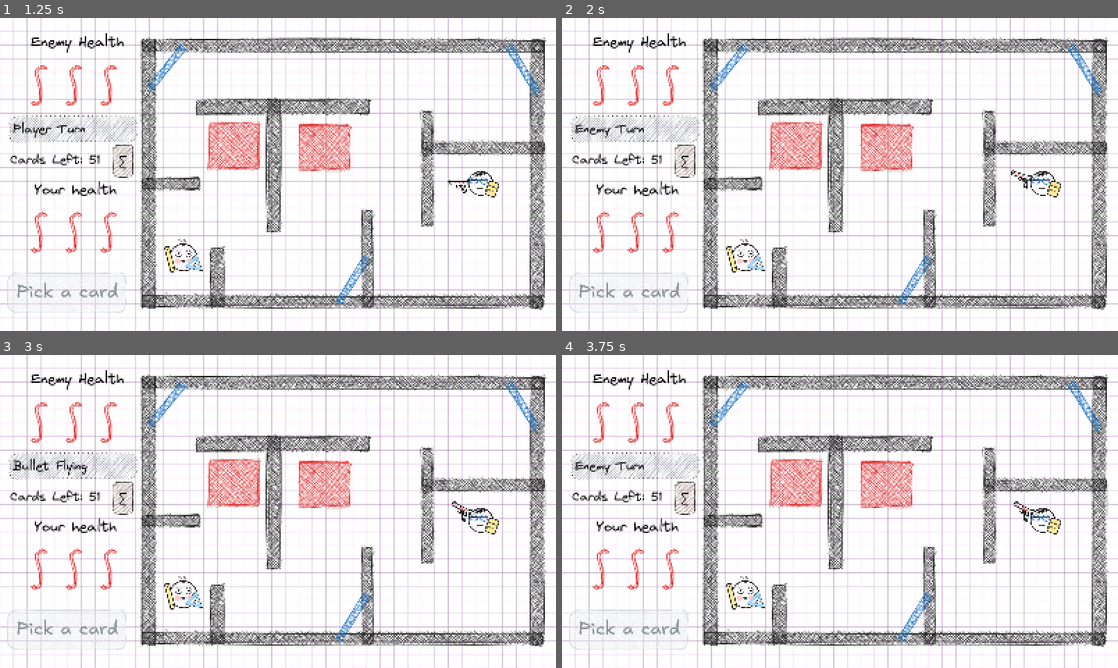
Above: before the commit, frames 1-4 (two rows, left to right).
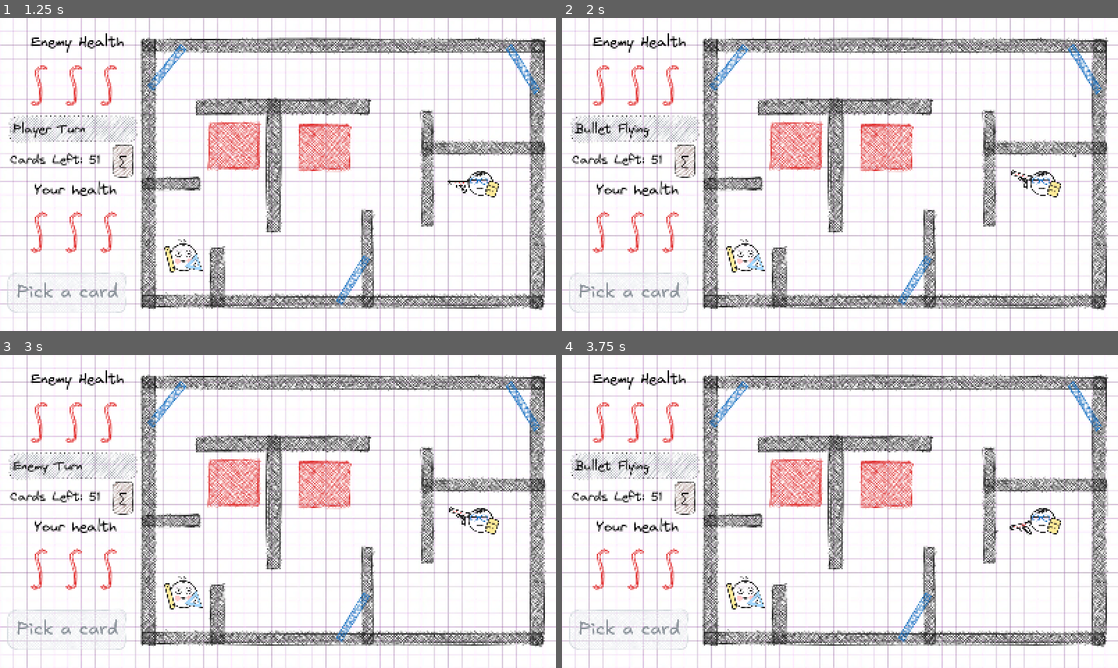
Above: after the commit, the same moments.

Repository: RebellionDevs/100P
Game: Godot game, scene res://scenes/main_menu.tscn
Same seed, same stepped clock (60 frames per second), same inputs: the game is played once before the commit and once after it.
Inputs (mouse positions are in pixels of both pictures, inside the frame that each line leads up to):
- Up to frame 1 (1.25 s): click (111, 74) at 0.5 s
- Up to frame 2 (2 s): tap Enter at 1.25 s; move the mouse to (962, 158) at 1.27 s; click (962, 158) at 1.42 s
- Up to frame 3 (3 s): move the mouse to (166, 527) at 2.02 s; click (166, 527) at 2.17 s; move the mouse to (333, 442) at 2.77 s; click (333, 442) at 2.92 s
- Up to frame 4 (3.75 s): move the mouse to (812, 574) at 3.52 s; click (812, 574) at 3.67 s

Frame 1 is identical in both runs. In frame 2, 0.3% of the frame differs, in the area x 2-93%, y 32-45%; in frame 3, 0.4%; in frame 4, 0.4%, in the area x 2-85%, y 32-58%.

Commit message:
fix: fast-fix

Diff:
--- a/scripts/bullet.gd
+++ b/scripts/bullet.gd
@@ -26,7 +26,6 @@
 		if ends_on_wall:
 			is_frozen = true
 			velocity = Vector2.ZERO
-			# Корректно передаем попадание в синюю стену функций
 			GameManager.on_bullet_hit_function_wall(self, global_position)
 		else:
 			queue_free()
@@ -36,10 +35,17 @@
 	var target_pos = path_points[current_point_index]
 	var direction = target_pos - global_position
 	var distance = direction.length()
-	var step = move_speed * delta
+	var step = min(move_speed * delta, distance)
+
+	var collision = move_and_collide(direction.normalized() * step)
+	if collision:
+		var collider = collision.get_collider()
+		if collider and collider.is_in_group("function_wall"):
+			is_frozen = true
+			velocity = Vector2.ZERO
+			GameManager.on_bullet_hit_function_wall(self, collision.get_position())
+			return
 
 	if distance <= step:
 		global_position = target_pos
 		current_point_index += 1
-	else:
-		global_position += direction.normalized() * step
